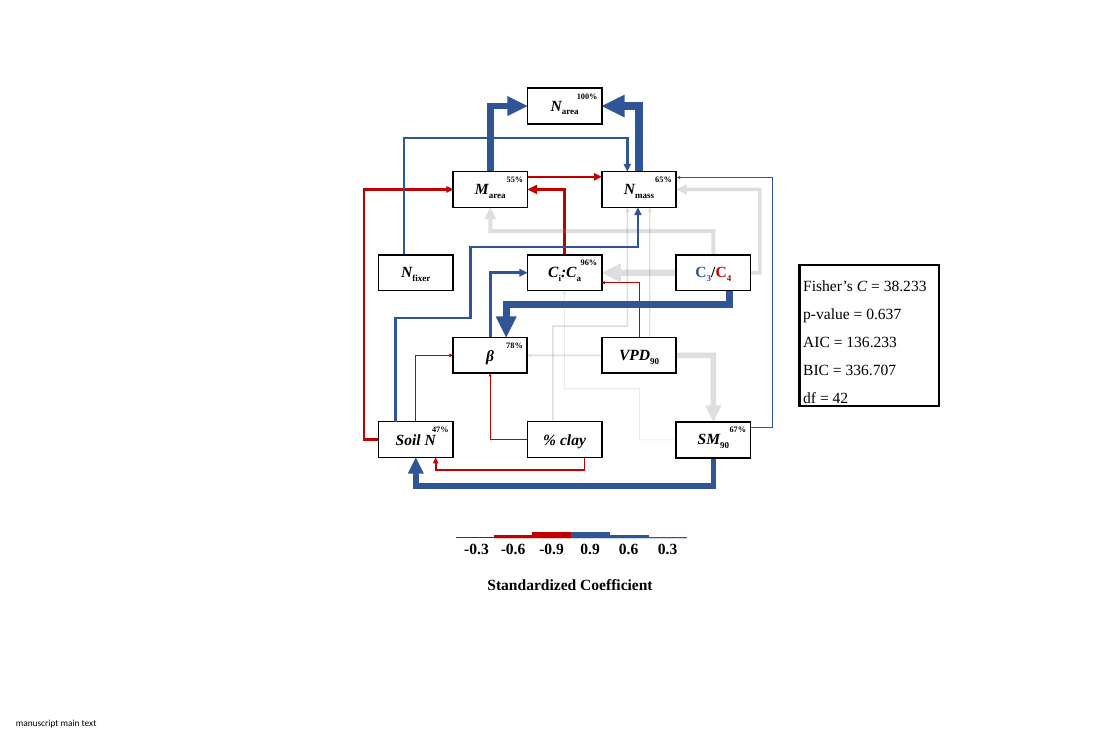
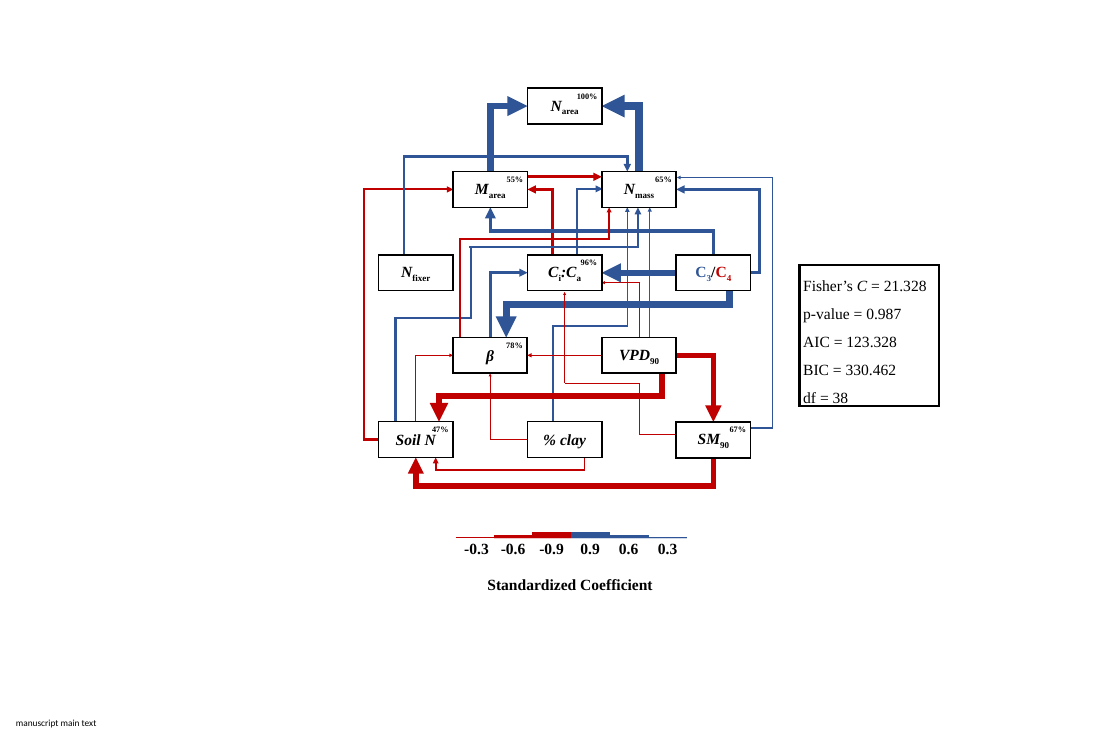
Before and after one commit to eaperkowski/TX_ecolab_leafNitrogen, a slide deck: slide 3 of working_drafts/figs/TXeco_SEM_ppt_fig.pptx (slide 4 before the commit). Drawn at 1120x747 pixels with LibreOffice and Linux fonts; fonts in the diff are those of the drawing. Boxes give left, top, right and bottom in pixels: in the first picture for what was removed or moved away, otherwise in the second. Text is boxed around its words. In the diff, an @@ line names an element or a change of style, - is before the commit and + after.

```diff
--- a/working_drafts/figs/TXeco_SEM_ppt_fig.pptx
+++ b/working_drafts/figs/TXeco_SEM_ppt_fig.pptx
@@ elbow arrow (404, 255) - (627, 171): route changed @@
@@ elbow arrow (751, 428) - (677, 177): stroke #2F5597 2.14 pt to #2F5597 2.41 pt @@
@@ elbow arrow (379, 439) - (453, 189): stroke #C00000 4.32 pt to #C00000 4.13 pt @@
@@ elbow arrow added from (460, 337) to (609, 207), #C00000 3.27 pt @@
@@ elbow arrow (470, 247) - (638, 208): stroke #2F5597 4.88 pt to #2F5597 4.33 pt @@
@@ elbow arrow (713, 255) - (490, 207): stroke #808080 7.74 pt to #2F5597 7.06 pt @@
@@ elbow arrow moved from (564, 255) - (528, 189) to (553, 255) - (528, 189) @@
@@ elbow arrow (553, 255) - (528, 189): stroke #C00000 6.23 pt to #C00000 5.45 pt @@
@@ elbow arrow (553, 421) - (627, 207): stroke #808080 3.04 pt to #2F5597 2.85 pt @@
@@ elbow arrow added from (577, 254) to (603, 189), #2F5597 4.54 pt @@
@@ arrow (650, 337) - (650, 207): stroke #808080 2.74 pt to #2F5597 2.69 pt @@
@@ elbow arrow (750, 273) - (676, 189): stroke #808080 6.8 pt to #2F5597 5.38 pt @@
@@ elbow line (395, 421) - (471, 247): stroke #2F5597 4.88 pt to #2F5597 4.33 pt @@
@@ arrow moved from (564, 389) - (564, 291) to (564, 383) - (564, 292) @@
@@ arrow (564, 383) - (564, 292): stroke #808080 1.1 pt to #C00000 1.1 pt @@
@@ arrow (676, 273) - (602, 273): stroke #808080 12.36 pt to #2F5597 12.36 pt @@
@@ text in rectangle at (803, 280, 927, 406): text changed @@
-Fisher’s C = 38.233
-p-value = 0.637
-AIC = 136.233
-BIC = 336.707
-df = 42
+Fisher’s C = 21.328
+p-value = 0.987
+AIC = 123.328
+BIC = 330.462
+df = 38
@@ arrow (602, 355) - (527, 355): stroke #808080 2.73 pt to #C00000 2.73 pt @@
@@ elbow arrow (676, 355) - (713, 422): stroke #808080 10.67 pt to #C00000 10.67 pt @@
@@ elbow arrow added from (662, 373) to (439, 421), #C00000 12 pt @@
@@ elbow line moved from (676, 440) - (564, 389) to (676, 434) - (564, 383) @@
@@ elbow line (676, 434) - (564, 383): stroke #808080 1.1 pt to #C00000 1.1 pt @@
@@ elbow arrow (713, 458) - (416, 457): stroke #2F5597 10.38 pt to #C00000 10.38 pt @@
```
Also in this commit, not shown: 1 other slide changed, 5 other files.
